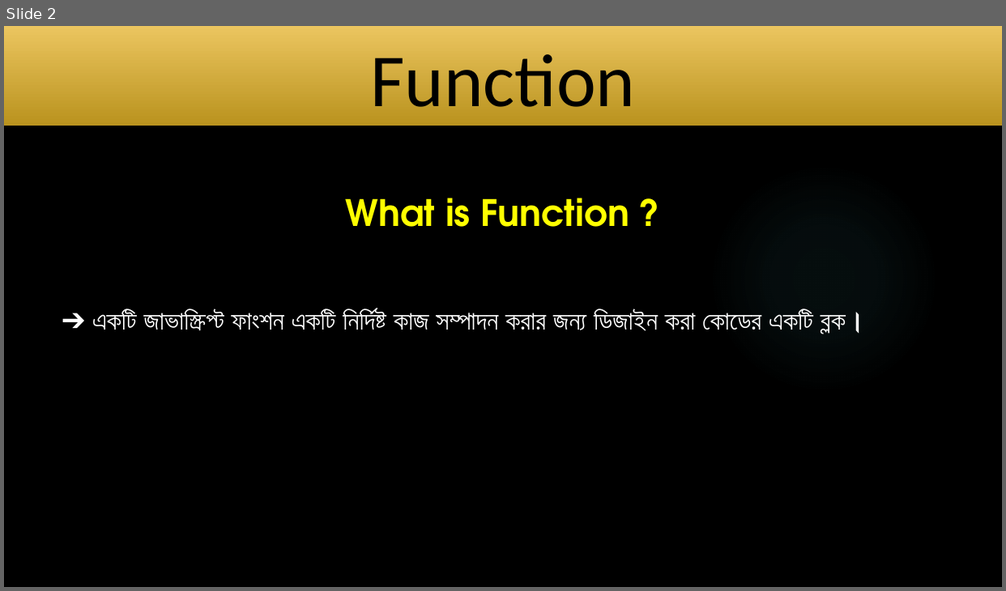
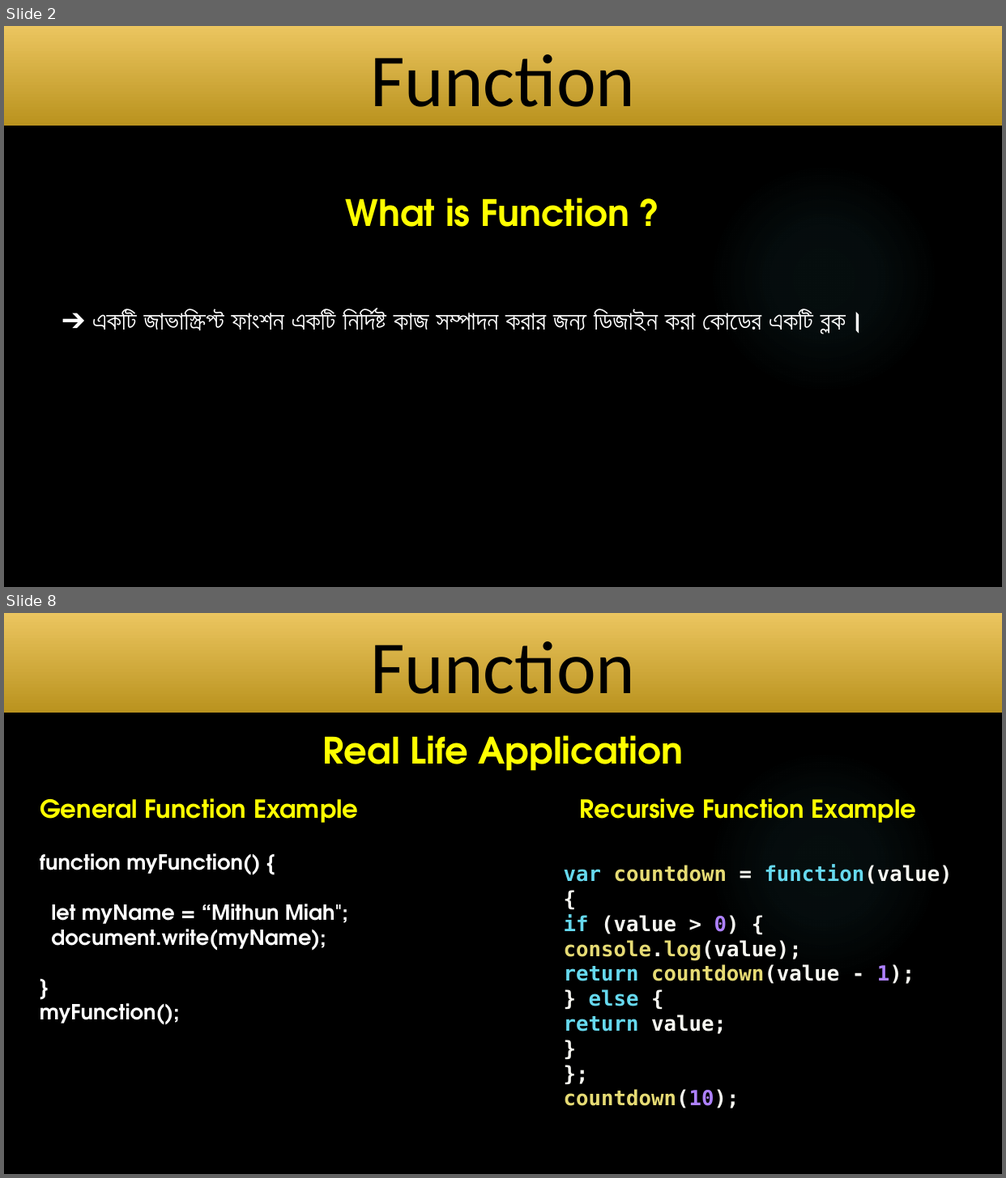
Before and after one commit to Mithun-Miah/Full-Stack-Assignment, a slide deck: JS Presentation File.pptx. Shown one above the other, each under a label of ours: slide 2 before the commit, slides 2 and 8 after it; the slides between them are not shown. The pictures are 1006x591 and 1006x1178 pixels, drawn with LibreOffice and Linux fonts; fonts in the diff are those of the drawing; background and template pictures are left out. Boxes give left, top, right and bottom in pixels: in the first picture for what was removed or moved away, otherwise in the second. Text is boxed around its words. In the diff, an @@ line names an element or a change of style, - is before the commit and + after.

```diff
--- a/JS Presentation File.pptx
+++ b/JS Presentation File.pptx
@@ slide 8 added at bbox=[4, 613, 1002, 1174], background picture (left out); not listed: 2 template elements that a slide beside it also shows @@
@@ title added at bbox=[4, 613, 1002, 713], fill gradient #EBC65F to #BB941F, 72 pt, text #000000 @@
+Function
@@ subtitle added at bbox=[323, 735, 683, 771], 35 pt, text #FFFF00, bold @@
+Real Life Application
@@ text added at bbox=[40, 798, 359, 823], 24 pt, text #FFFF00, bold @@
+General Function Example
@@ text added at bbox=[580, 798, 917, 823], 24 pt, text #FFFF00, bold @@
+Recursive Function Example
@@ text added at bbox=[40, 854, 348, 1025], 20 pt, text #FFFFFF, bold @@
+function myFunction() {
+let myName = “Mithun Miah";
+document.write(myName);
+}
+myFunction();
@@ text added at bbox=[564, 865, 953, 1109], 20 pt, text #F8F8F2, bold @@
+var countdown = function(value) {
+if (value > 0) {
+console.log(value);
+return countdown(value - 1);
+} else {
+return value;
+}
+};
+countdown(10);
```
Also in this commit, not shown: 4 slides changed, 2 other slides added, 2 slides removed.
